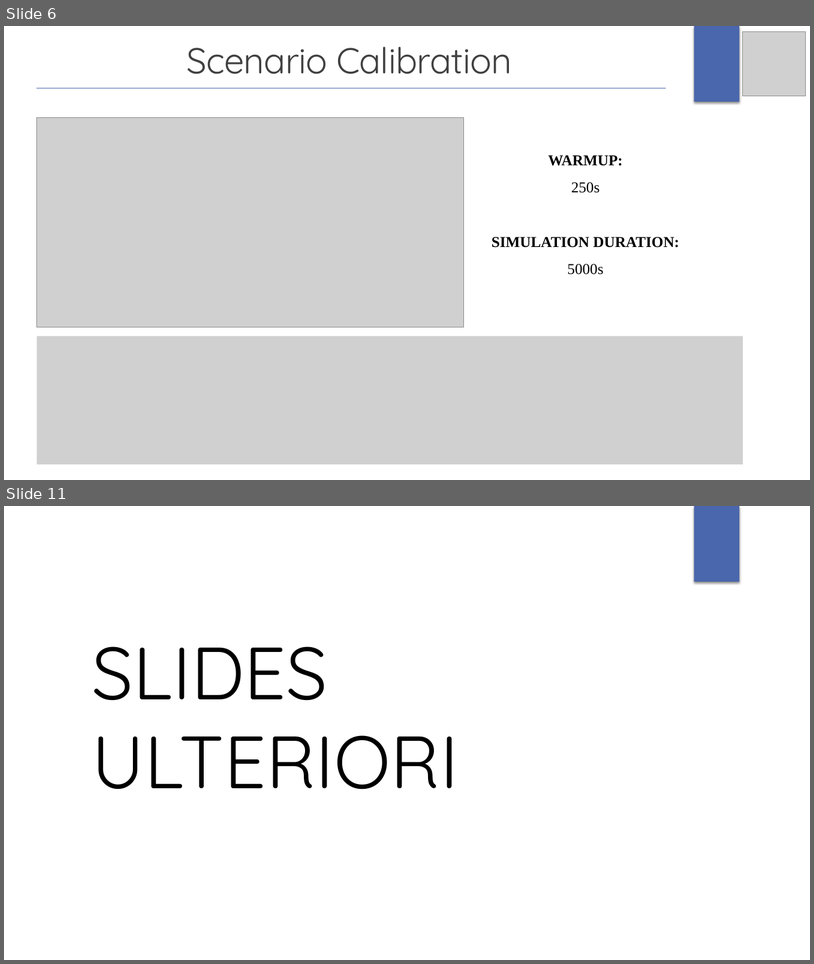
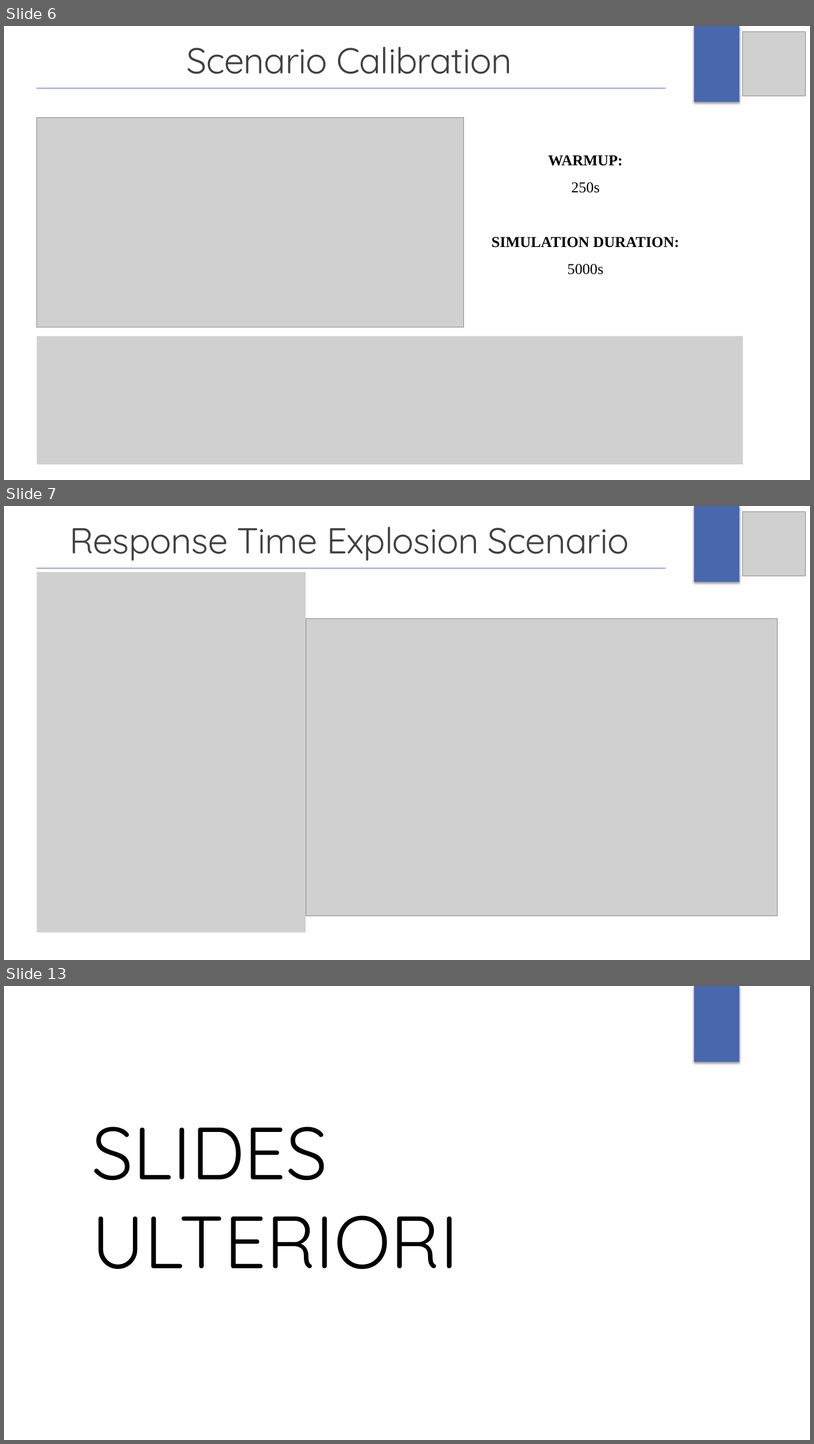
Before and after one commit to gerti98/PerformanceEvaluationGroupProject, a slide deck: Project Presentation/ProjectPresentation.pptx. Shown one above the other, each under a label of ours: slides 6 and 11 before the commit, slides 6, 7 and 13 after it; the slides between them are not shown. The pictures are 814x964 and 814x1444 pixels, drawn with LibreOffice and Linux fonts; fonts in the diff are those of the drawing; grey boxes stand for pictures. Boxes give left, top, right and bottom in pixels: in the first picture for what was removed or moved away, otherwise in the second. Text is boxed around its words. In the diff, an @@ line names an element or a change of style, - is before the commit and + after.

```diff
--- a/Project Presentation/ProjectPresentation.pptx
+++ b/Project Presentation/ProjectPresentation.pptx
@@ slide 7 added at (4, 506, 810, 960), background #FFFFFF; not listed: 1 template element that a slide beside it also shows @@
@@ picture added at (743, 511, 806, 576) @@
@@ text added at (69, 526, 629, 561), 42.9 pt, text #404040 @@
+Response Time Explosion Scenario
@@ line added from (36, 568) to (666, 568), #4A66AC 0.75 pt @@
@@ picture added at (36, 572, 306, 932) @@
@@ picture added at (306, 619, 778, 916) @@
@@ what was slide 11 is now slide 13 @@
```
Also in this commit, not shown: 5 slides changed, 9 other slides added, 2 slides removed, 15 other files.
